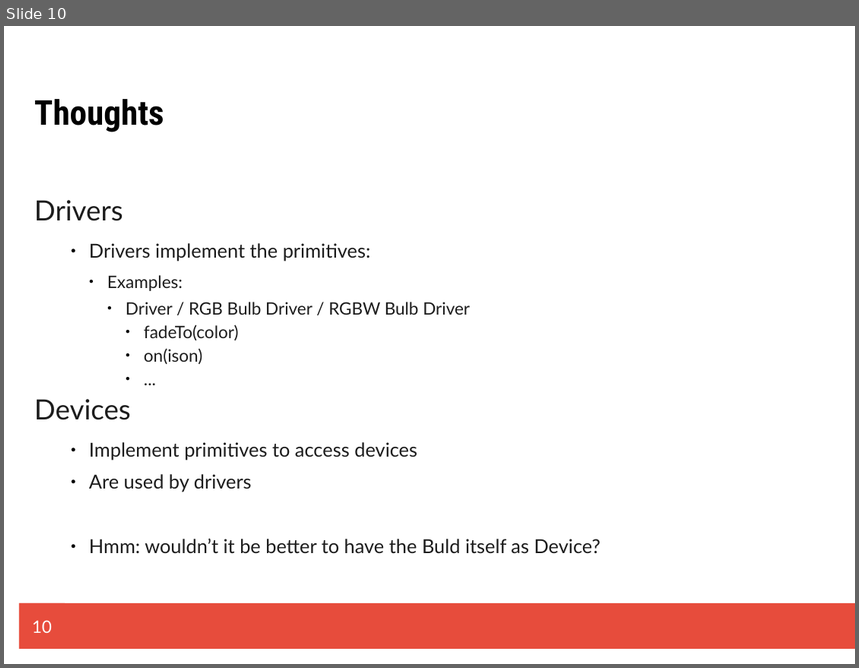
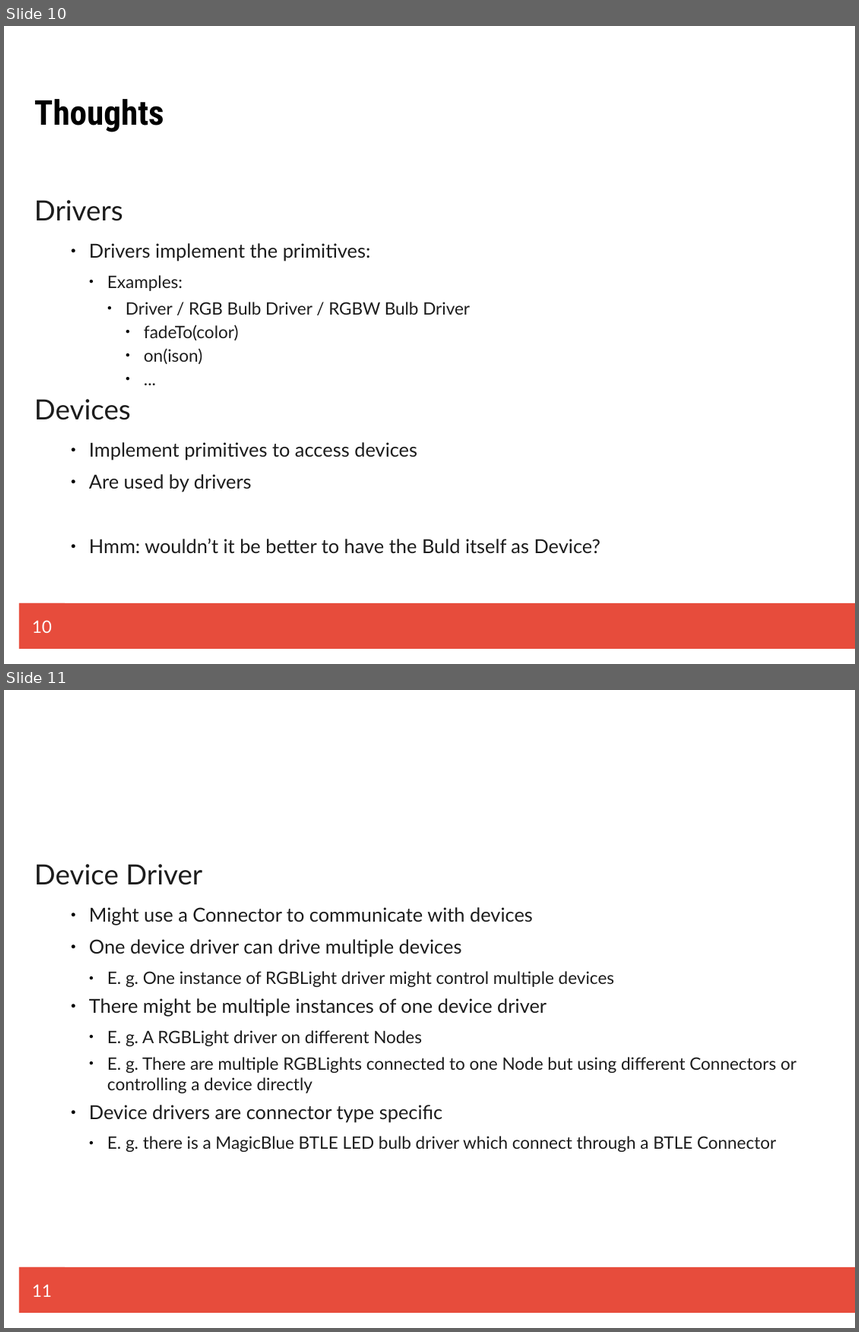
Before and after one commit to m4nue1X/homerunner, a slide deck: resources/Sketchbook.odp. Shown one above the other, each under a label of ours: slide 10 before the commit, slides 10 and 11 after it. The pictures are 859x668 and 859x1332 pixels, drawn with LibreOffice and Linux fonts; fonts in the diff are those of the drawing. Boxes give left, top, right and bottom in pixels: in the first picture for what was removed or moved away, otherwise in the second. Text is boxed around its words. In the diff, an @@ line names an element or a change of style, - is before the commit and + after.

```diff
--- a/resources/Sketchbook.odp
+++ b/resources/Sketchbook.odp
@@ slide 11 added at [4,690,855,1328], background #FFFFFF; not listed: 1 template element that a slide beside it also shows @@
@@ text added at [34,864,797,1152], 16 pt, text #1C1C1C @@
+Device Driver
+    ● Might use a Connector to communicate with devices
+    ● One device driver can drive multiple devices
+      ● E. g. One instance of RGBLight driver might control multiple devices
+    ● There might be multiple instances of one device driver
+      ● E. g. A RGBLight driver on different Nodes
+      ● E. g. There are multiple RGBLights connected to one Node but using different Connectors or controlling a device directly
+    ● Device drivers are connector type specific
+      ● E. g. there is a MagicBlue BTLE LED bulb driver which connect through a BTLE Connector
@@ page number added at [19,1268,65,1313], fill #E74C3C, 16 pt, text #FFFFFF @@
+11
```
Also in this commit, not shown: 3 other slides added.
